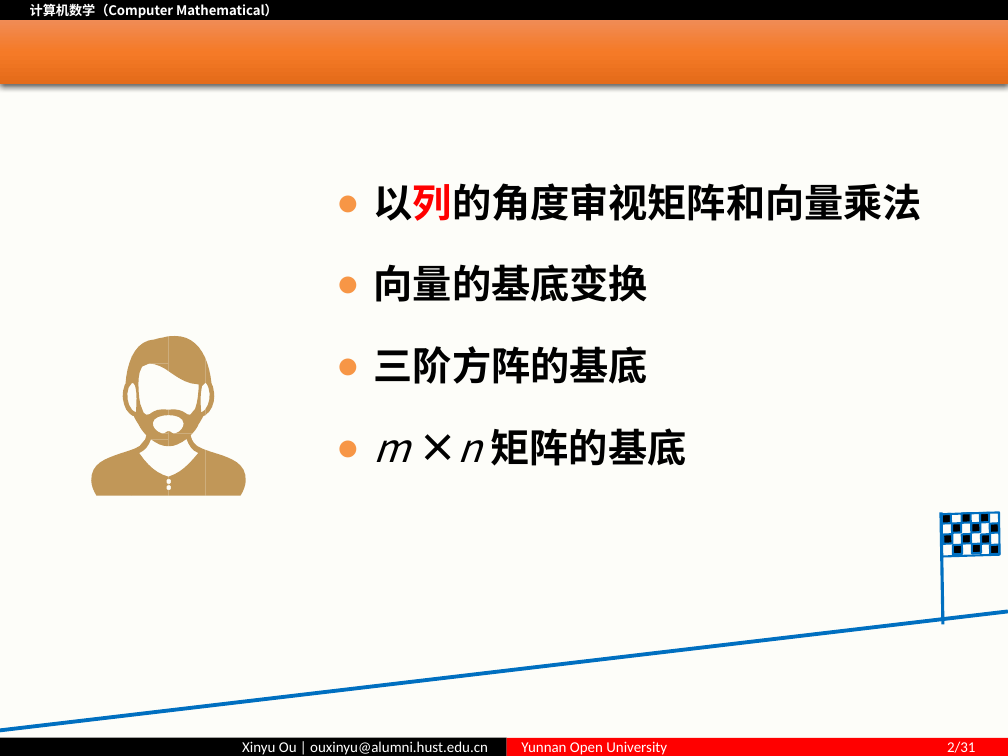
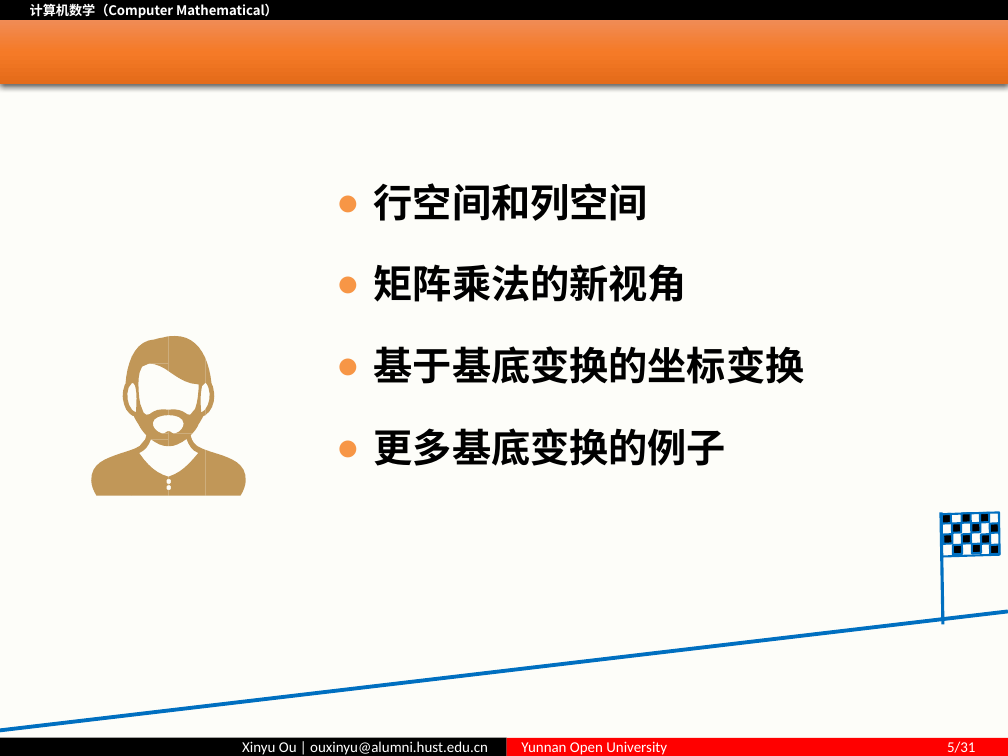
Before and after one commit to ouxinyu/Teaching, a slide deck: slide 5 of ComputerMath/PPT/第05讲 基底变换.pptx (slide 2 before the commit). Drawn at 1008x756 pixels with LibreOffice and Linux fonts; fonts in the diff are those of the drawing; background and template pictures are left out. Boxes give left, top, right and bottom in pixels: in the first picture for what was removed or moved away, otherwise in the second. Text is boxed around its words. In the diff, an @@ line names an element or a change of style, - is before the commit and + after.

```diff
--- a/ComputerMath/PPT/第05讲 基底变换.pptx
+++ b/ComputerMath/PPT/第05讲 基底变换.pptx
@@ text at (x1=374, y1=183, x2=805, y2=466): text changed @@
-● 以列的角度审视矩阵和向量乘法
-● 向量的基底变换
-● 三阶方阵的基底
-● m ×n 矩阵的基底
+● 行空间和列空间
+● 矩阵乘法的新视角
+● 基于基底变换的坐标变换
+● 更多基底变换的例子
@@ text in rectangle at (x1=521, y1=741, x2=975, y2=755): text changed @@
-Yunnan Open University 2/31
+Yunnan Open University 5/31
```
Also in this commit, not shown: 3 other slides changed, 65 slides added, 34 slides removed, 8 other files.
